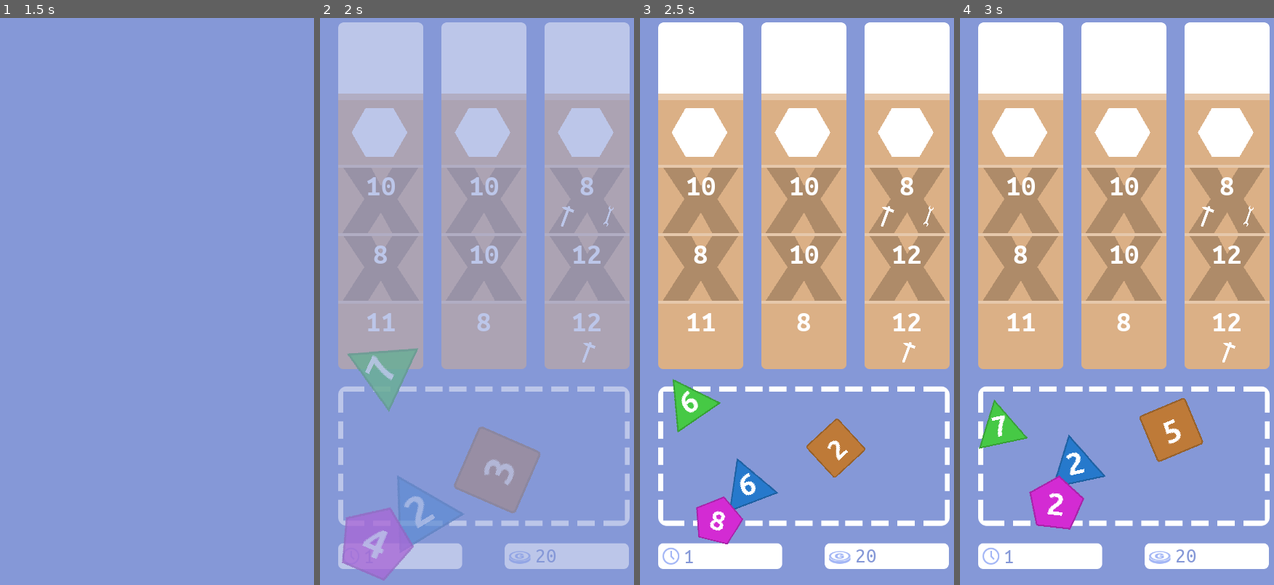
Above: before the commit, frames 1-4 (left to right).
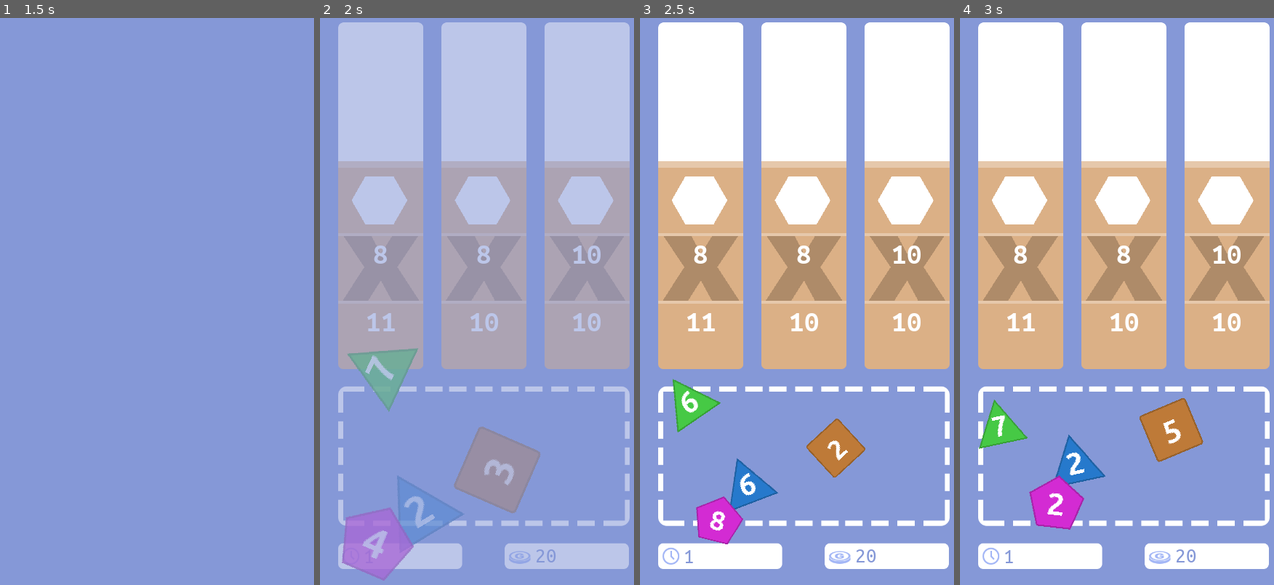
Above: after the commit, the same moments.

Repository: matzebond/DiceRepair
Game: Godot game, scene res://scenes/screens/RootNode.tscn
Same seed, same stepped clock (60 frames per second), same inputs: the game is played once before the commit and once after it.
Inputs (mouse positions are in pixels of both pictures, inside the frame that each line leads up to):
- Up to frame 1 (1.5 s): tap Enter (ui_accept) at 0.5 s; drag from (131, 216) to (163, 397) at 0.52 s; drag from (3, 499) to (163, 397) at 1.27 s
- Up to frame 2 (2 s): no input
- Up to frame 3 (2.5 s): move the mouse to (815, 471) at 2.02 s; click (815, 471) at 2.17 s
- Up to frame 4 (3 s): drag from (1003, 414) to (1019, 199) at 2.77 s

Frame 1 is identical in both runs. In frame 2, 9.8% of the frame differs, in the area x 5-99%, y 13-61%; in frame 3, 13%; in frame 4, 13%.

Commit message:
Level progression changes min/max JobStep number

Diff:
--- a/scenes/jobs/Job.gd
+++ b/scenes/jobs/Job.gd
@@ -10,8 +10,8 @@
 
 var money_reward = 5
 
-export var steps_min:int = 2
-export var steps_max:int = 3
+var steps_min:int = 2
+var steps_max:int = 3
 var steps:int
 var current_step = 0
 
@@ -19,6 +19,9 @@
 
 
 func _ready():
+    steps_min = 2 + floor(root.game_round / 2.0)
+    steps_max = 2 + ceil(root.game_round / 2.0)
+    print(root.game_round)
     update_tool()
 
 func update_tool():
@@ -38,12 +41,11 @@
         jobStep.connect("done", self, "_on_JobStep_done")
         $Steps.add_child(jobStep)
 
-    # calc next pos
+        # calc next pos
         cur_pos -= JOB_STEP_SIZE
         cur_pos -= PADDING
 
     $Sprite.position = cur_pos
-    #position.y -= cur_pos.y
     position.y -= JOB_STEP_SIZE.y/2
     current_step = 0
     enable_step(0)
